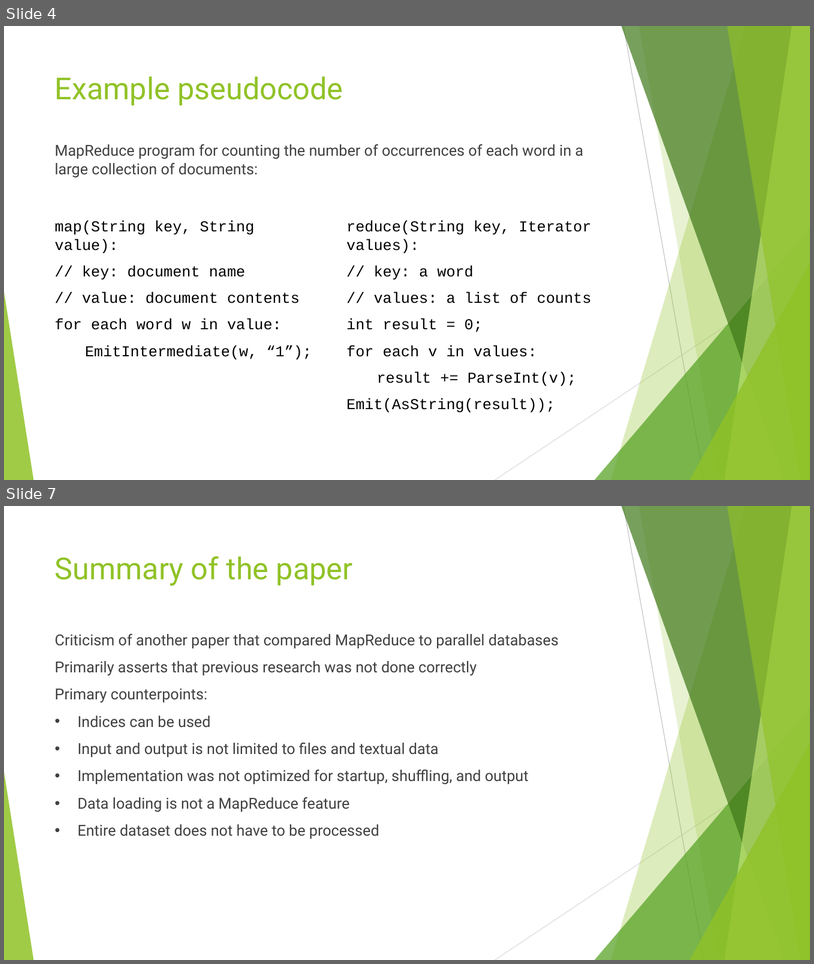
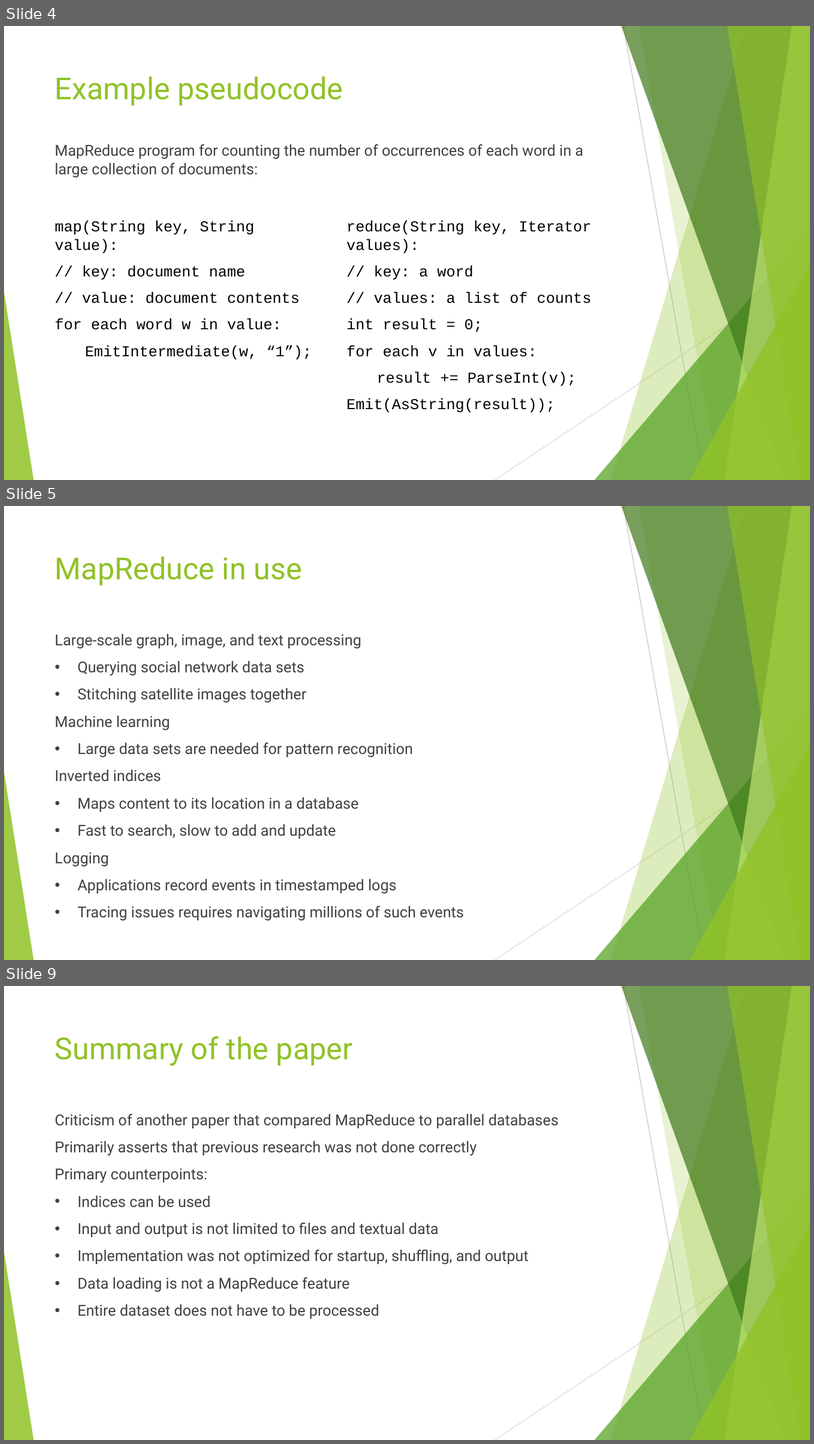
Before and after one commit to Ninjinkai/CAP6315_Presentation, a slide deck: Presentation_Nick_Petty.pptx. Shown one above the other, each under a label of ours: slides 4 and 7 before the commit, slides 4, 5 and 9 after it; the slides between them are not shown. The pictures are 814x964 and 814x1444 pixels, drawn with LibreOffice and Linux fonts; fonts in the diff are those of the drawing. Boxes give left, top, right and bottom in pixels: in the first picture for what was removed or moved away, otherwise in the second. Text is boxed around its words. In the diff, an @@ line names an element or a change of style, - is before the commit and + after.

```diff
--- a/Presentation_Nick_Petty.pptx
+++ b/Presentation_Nick_Petty.pptx
@@ slide 5 added at (4, 506, 810, 960), background #FFFFFF; not listed: 10 template elements that a slide beside it also shows @@
@@ title added at (55, 556, 302, 586), 36 pt, text #90C226 @@
+MapReduce in use
@@ text added at (55, 634, 464, 921), 18 pt, text #404040 @@
+Large-scale graph, image, and text processing
+• Querying social network data sets
+• Stitching satellite images together
+Machine learning
+• Large data sets are needed for pattern recognition
+Inverted indices
+• Maps content to its location in a database
+• Fast to search, slow to add and update
+Logging
+• Applications record events in timestamped logs
+• Tracing issues requires navigating millions of such events
@@ what was slide 7 is now slide 9 @@
```
Also in this commit, not shown: 2 slides changed, 1 other slide added, 1 other file.
